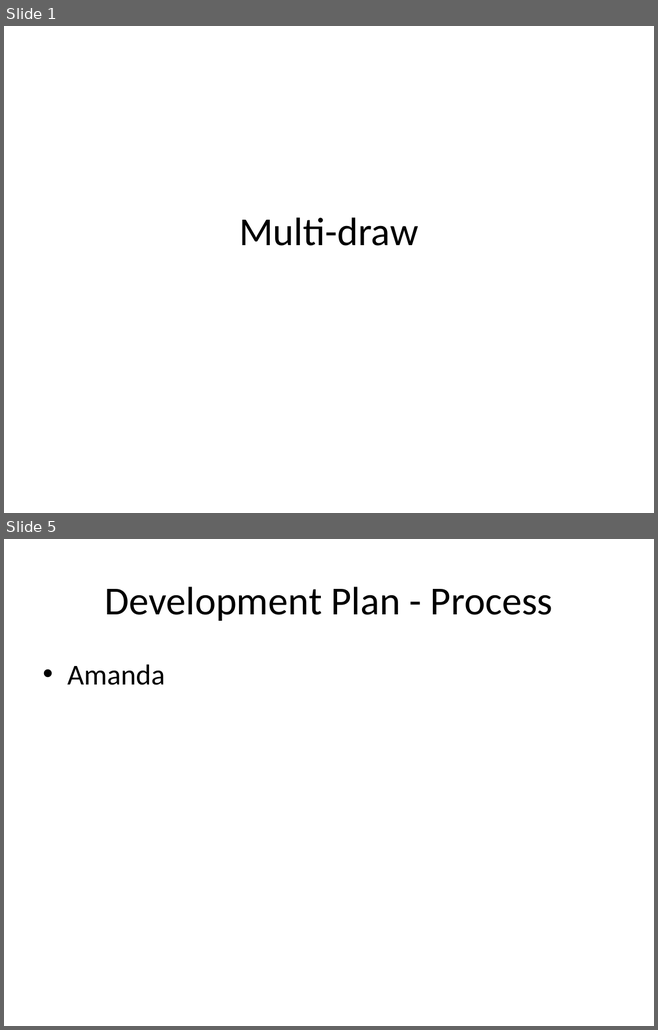
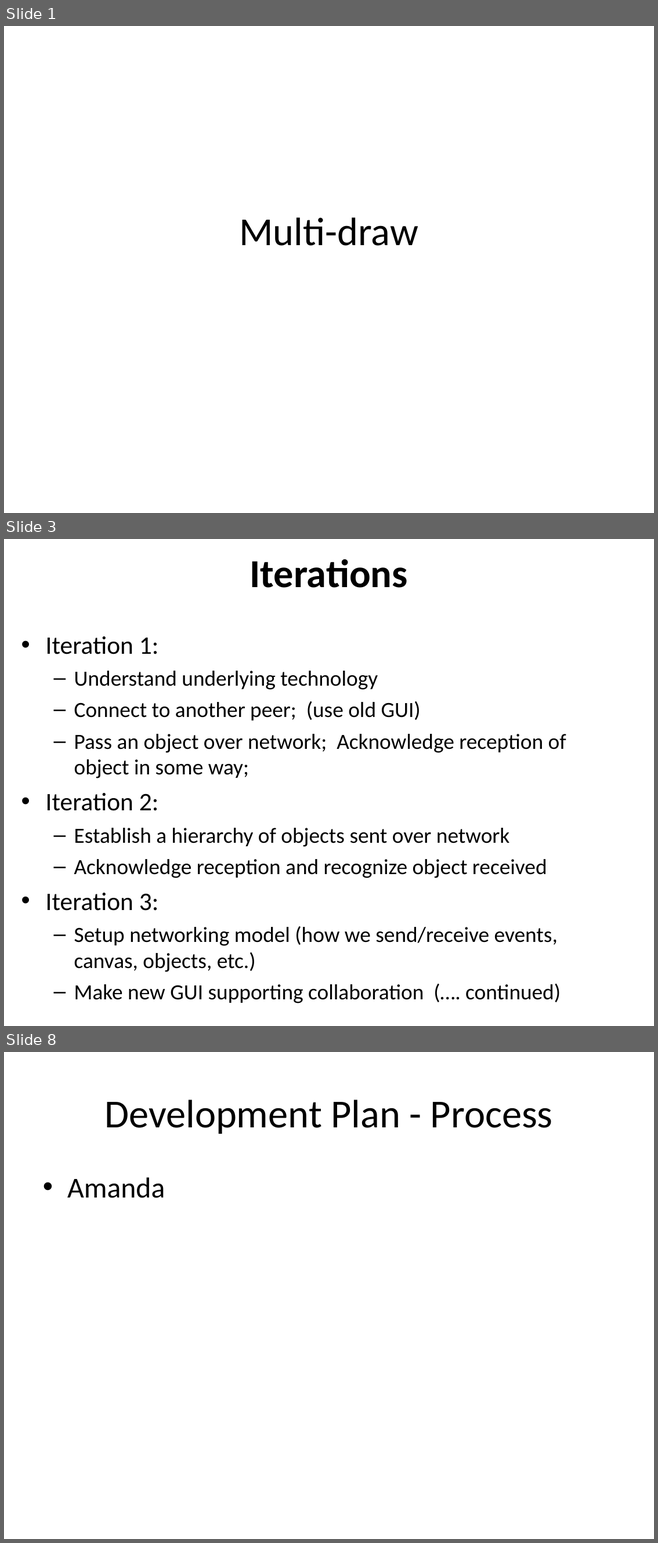
Before and after one commit to satpreetsingh/182mainproject, a slide deck: Documentation/04_10_Presentation.ppt. Shown one above the other, each under a label of ours: slides 1 and 5 before the commit, slides 1, 3 and 8 after it; the slides between them are not shown. The pictures are 658x1030 and 658x1543 pixels, drawn with LibreOffice and Linux fonts; fonts in the diff are those of the drawing. Boxes give left, top, right and bottom in pixels: in the first picture for what was removed or moved away, otherwise in the second. Text is boxed around its words. In the diff, an @@ line names an element or a change of style, - is before the commit and + after.

```diff
--- a/Documentation/04_10_Presentation.ppt
+++ b/Documentation/04_10_Presentation.ppt
@@ slide 3 added at [4,539,654,1026], background #FFFFFF @@
@@ title added at [250,559,408,588], 44 pt, text #000000, bold @@
+Iterations
@@ text added at [46,636,566,1004], 24 pt, text #000000 @@
+• Iteration 1:
+  – Understand underlying technology
+  – Connect to another peer; (use old GUI)
+  – Pass an object over network; Acknowledge reception of object in some way;
+• Iteration 2:
+  – Establish a hierarchy of objects sent over network
+  – Acknowledge reception and recognize object received
+• Iteration 3:
+  – Setup networking model (how we send/receive events, canvas, objects, etc.)
+  – Make new GUI supporting collaboration (…. continued)
@@ what was slide 5 is now slide 8 @@
```
Also in this commit, not shown: 3 slides changed, 4 other slides added, 2 slides removed.
